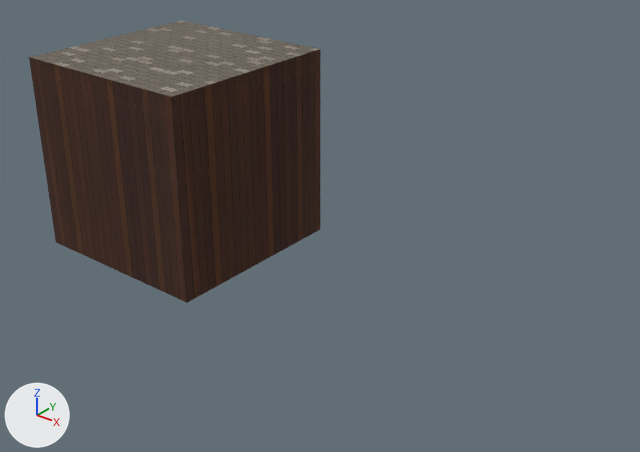
An edit to the Blender file models/two_textured_cube/two_textured_cube.blend, drawn before and after from the same camera.
One viewpoint serves both versions: a 50 mm lens placed at (6.45, -5.82, 3.27), pointed at (1.78, 0.01, -0.35). The lights are fixed; the arrows at lower left show +X, +Y and +Z. The picture after the commit comes second.
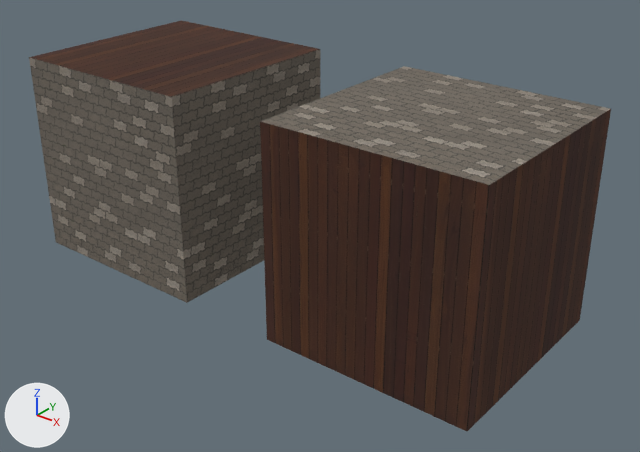
The newer file is also turned or shifted as a whole; pictures and numbers use the older file's frame.

The change, as a diff of the scene's bpy script:
```diff
--- a/models/two_textured_cube/two_textured_cube.blend.py
+++ b/models/two_textured_cube/two_textured_cube.blend.py
@@ me_cube @@
 me_cube.from_pydata(...)  # 8 vertices, 6 faces; spans x -1.0..1.0, y -1.0..1.0, z -1.0..1.0
 # used by ob_cube; location = (0.0, 0.0, 0.0)
+# me_cube part 1: all 3 faces that had it switch from mat_wood (picture img_diffuse2_png) to mat_brick (picture img_diffuse1_png)
+# me_cube part 2: all 3 faces that had it switch from mat_brick (picture img_diffuse1_png) to mat_wood (picture img_diffuse2_png)
@@ ob_cube_001 @@
+ob_cube_001 = bpy.data.objects.new('Cube.001', me_cube.copy())  # the mesh of ob_cube
+ob_cube_001.location = (3.0, 0.0, 0.0)
```

Changed parts and their boxes [x1, y1, x2, y2] in the pictures (640 x 452 px):
'Cube.001', added (brown)
    after: [260, 66, 611, 431]
    faces in mat_wood (picture img_diffuse2_png): [260, 109, 611, 431]
    faces in mat_brick (picture img_diffuse1_png): [260, 66, 610, 185]
part 1 of me_cube, recoloured (lighter)
    both: [29, 49, 320, 303]
part 2 of me_cube, recoloured (grey to brown)
    both: [30, 21, 319, 97]
